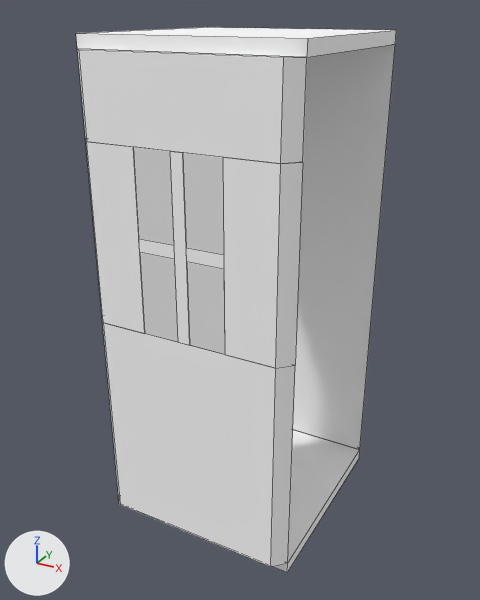
Two versions of the FBX model Unity/Procedural FPS Map Generator/Assets/Objects & Materials/Industrial - Corridor.fbx, one commit apart.
The view is the same before and after, from a 50 mm lens placed at (0.011, -0.482, 2.391), pointed at (-0.484, 0.418, 1.941). Every picture has the same lights, and +X, +Y and +Z are marked at lower left. Mesh edges are drawn as thin lines. Where no turn or scale is listed for an object, it has been applied to the vertices.
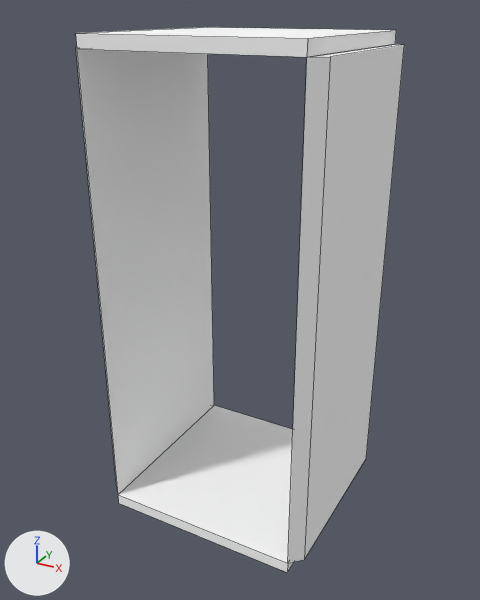
Pixel boxes (x1, y1, x2, y2) of what changed, in the pictures (480 x 600 px):
'mesh_1981983177', added: after (76, 48, 214, 494)
'mesh_1704937288', added: after (288, 44, 404, 563)
'mesh_128369032', deleted: before (102, 319, 295, 567)
'mesh_1379313601', deleted: before (293, 44, 395, 450)
'mesh_761815587', deleted: before (77, 49, 307, 164)
'mesh_620389408', deleted: before (223, 157, 303, 368)
'mesh_327456635', deleted: before (85, 138, 145, 333)
'mesh_1513925526', deleted: before (183, 153, 224, 255)
'mesh_1683655897', deleted: before (133, 147, 174, 246)
'mesh_1355890043', deleted: before (187, 262, 225, 355)
'mesh_2055546573', deleted: before (140, 253, 178, 342)
'mesh_2024045087', deleted: before (170, 151, 190, 345)
'mesh_1807257332', deleted: before (186, 248, 224, 269)
'mesh_546674036', deleted: before (139, 239, 175, 259)
'mesh_232527364', unchanged, uncovered by the edit: before (118, 430, 360, 573); after (118, 405, 294, 573)

Patch to the scene script:
```diff
--- a/Unity/Procedural FPS Map Generator/Assets/Objects & Materials/Industrial - Corridor.fbx.py
+++ b/Unity/Procedural FPS Map Generator/Assets/Objects & Materials/Industrial - Corridor.fbx.py
@@ me_mesh_002_1 @@
+me_mesh_002_1.from_pydata([(-0.31, 0.6, 1.58), (-0.29, 0.58, 1.58), (-0.29, 0.58, 2.34), (-0.31, 0.6, 2.34), (-0.31, 0.26, 1.58), (-0.31, 0.26, 2.34), (-0.29, 0.28, 2.34), (-0.29, 0.28, 1.58)], [], [(3, 2, 1, 0), (7, 6, 5, 4), (1, 7, 4, 0), (5, 6, 2, 3), (4, 5, 3, 0), (2, 6, 7, 1)])
+me_mesh_002_1.materials.append(mat_material_21___15791_011)  # white #ffffff
@@ me_mesh_1 @@
+me_mesh_1.from_pydata([(-0.65, 0.26, 1.58), (-0.67, 0.28, 1.58), (-0.67, 0.28, 2.34), (-0.65, 0.26, 2.34), (-0.65, 0.6, 1.58), (-0.65, 0.6, 2.34), (-0.67, 0.58, 2.34), (-0.67, 0.58, 1.58)], [], [(3, 2, 1, 0), (7, 6, 5, 4), (1, 7, 4, 0), (5, 6, 2, 3), (4, 5, 3, 0), (2, 6, 7, 1)])
+me_mesh_1.materials.append(mat_material_21___15791)  # white #ffffff
@@ ob_mesh_2024045087 @@
-ob_mesh_2024045087 = bpy.data.objects.new('mesh_2024045087', me_mesh_009)
-ob_mesh_2024045087.location = (0.0, 0.0, 0.0)
@@ ob_mesh_1355890043 @@
-ob_mesh_1355890043 = bpy.data.objects.new('mesh_1355890043', me_mesh_005)
-ob_mesh_1355890043.location = (0.0, 0.0, 0.0)
@@ ob_mesh_1513925526 @@
-ob_mesh_1513925526 = bpy.data.objects.new('mesh_1513925526', me_mesh_007)
-ob_mesh_1513925526.location = (0.0, 0.0, 0.0)
@@ ob_mesh_761815587 @@
-ob_mesh_761815587 = bpy.data.objects.new('mesh_761815587', me_mesh_012)
-ob_mesh_761815587.location = (0.0, 0.0, 0.0)
@@ ob_mesh_2055546573 @@
-ob_mesh_2055546573 = bpy.data.objects.new('mesh_2055546573', me_mesh_006)
-ob_mesh_2055546573.location = (0.0, 0.0, 0.0)
@@ ob_mesh_546674036 @@
-ob_mesh_546674036 = bpy.data.objects.new('mesh_546674036', me_mesh_011)
-ob_mesh_546674036.location = (0.0, 0.0, 0.0)
@@ ob_mesh_128369032 @@
-ob_mesh_128369032 = bpy.data.objects.new('mesh_128369032', me_mesh_001)
-ob_mesh_128369032.location = (0.0, 0.0, 0.0)
@@ ob_mesh_327456635 @@
-ob_mesh_327456635 = bpy.data.objects.new('mesh_327456635', me_mesh_003)
-ob_mesh_327456635.location = (0.0, 0.0, 0.0)
@@ ob_mesh_1379313601 @@
-ob_mesh_1379313601 = bpy.data.objects.new('mesh_1379313601', me_mesh_014)
-ob_mesh_1379313601.location = (0.0, 0.0, 0.0)
@@ ob_mesh_1807257332 @@
-ob_mesh_1807257332 = bpy.data.objects.new('mesh_1807257332', me_mesh_010)
-ob_mesh_1807257332.location = (0.0, 0.0, 0.0)
@@ ob_mesh_1683655897 @@
-ob_mesh_1683655897 = bpy.data.objects.new('mesh_1683655897', me_mesh_008)
-ob_mesh_1683655897.location = (0.0, 0.0, 0.0)
@@ ob_mesh_620389408 @@
-ob_mesh_620389408 = bpy.data.objects.new('mesh_620389408', me_mesh_002)
-ob_mesh_620389408.location = (0.0, 0.0, 0.0)
@@ ob_mesh_1704937288 @@
+ob_mesh_1704937288 = bpy.data.objects.new('mesh_1704937288', me_mesh_002_1)
+ob_mesh_1704937288.location = (0.0, 0.0, 0.0)
@@ ob_mesh_1981983177 @@
+ob_mesh_1981983177 = bpy.data.objects.new('mesh_1981983177', me_mesh_1)
+ob_mesh_1981983177.location = (0.0, 0.0, 0.0)
```
